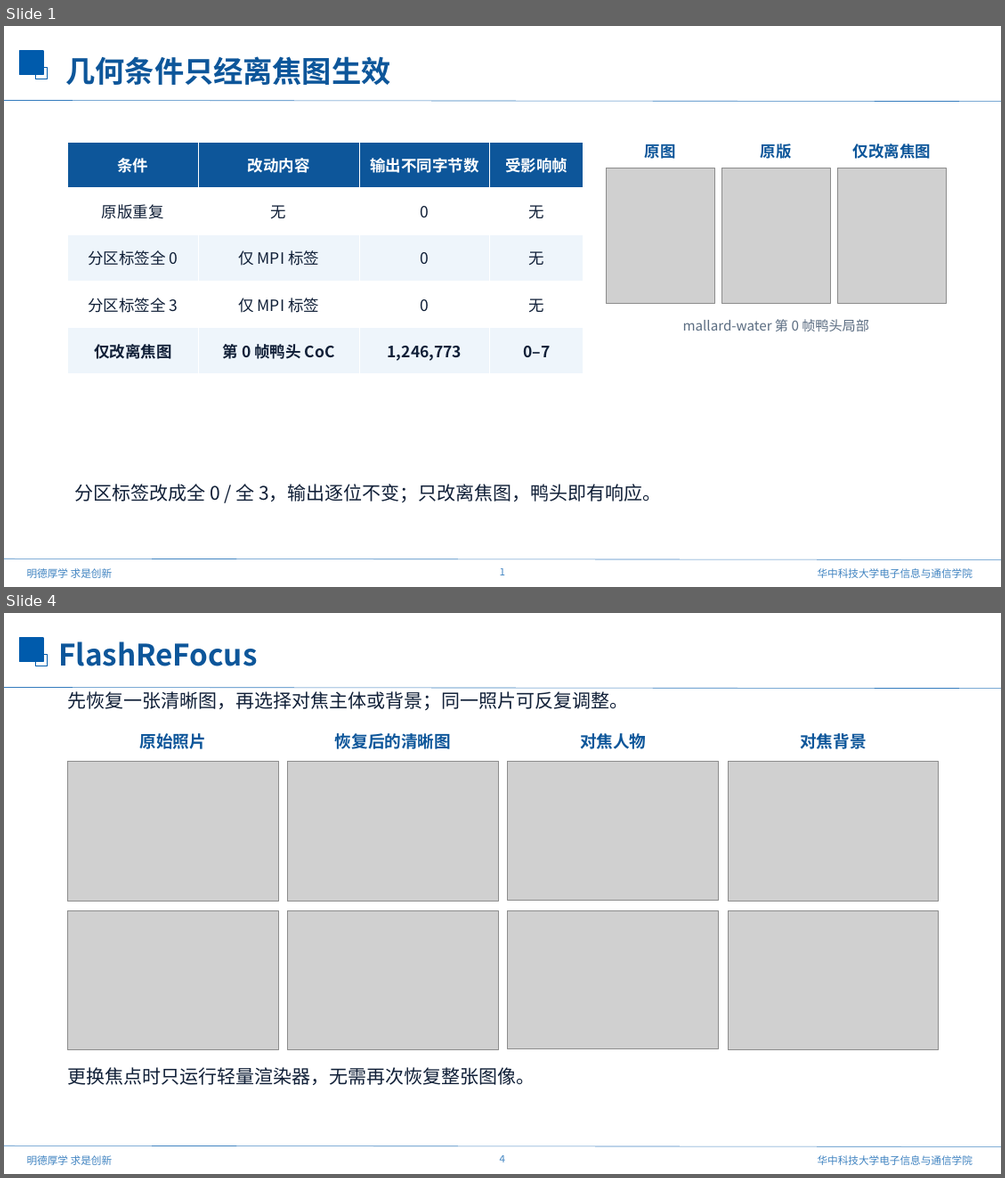
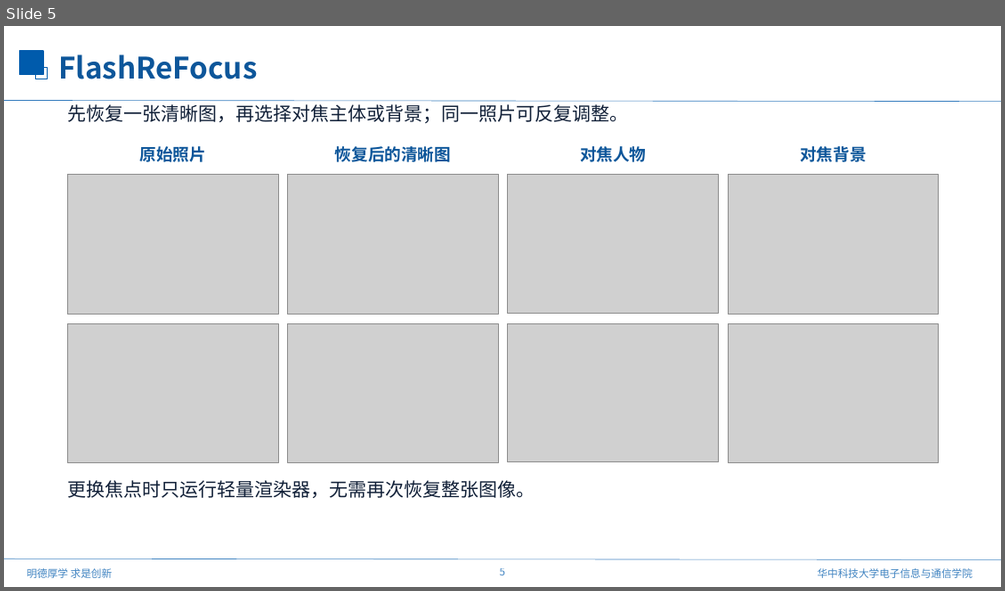
Before and after one commit to mengmcy1/OPPO-depth-guided-video-bokeh, a slide deck: 汇报/2026-10-23_ATB进展与FlashReFocus/FlashReFocus_论文介绍_1023.pptx. Shown one above the other, each under a label of ours: slides 1 and 4 before the commit, slide 5 after it; the slides between them are not shown. The pictures are 1005x1178 and 1005x591 pixels, drawn with LibreOffice and Linux fonts; fonts in the diff are those of the drawing; grey boxes stand for pictures; background and template pictures are left out. Boxes give left, top, right and bottom in pixels: in the first picture for what was removed or moved away, otherwise in the second. Text is boxed around its words. In the diff, an @@ line names an element or a change of style, - is before the commit and + after.

```diff
--- a/汇报/2026-10-23_ATB进展与FlashReFocus/FlashReFocus_论文介绍_1023.pptx
+++ b/汇报/2026-10-23_ATB进展与FlashReFocus/FlashReFocus_论文介绍_1023.pptx
@@ slide 1 removed at [4,26,1001,587], background #FFFFFF; not listed: 7 template elements that a slide beside it also shows @@
@@ text removed at [66,56,391,85] @@
-几何条件只经离焦图生效
@@ table removed at [67,142,583,374], 5 rows, 4 columns @@
-条件 | 改动内容 | 输出不同字节数 | 受影响帧
-原版重复 | 无 | 0 | 无
-分区标签全 0 | 仅 MPI 标签 | 0 | 无
-分区标签全 3 | 仅 MPI 标签 | 0 | 无
-仅改离焦图 | 第 0 帧鸭头 CoC | 1,246,773 | 0–7
@@ text removed at [645,141,676,161] @@
-原图
@@ text removed at [760,143,792,159] @@
-原版
@@ text removed at [853,143,930,159] @@
-仅改离焦图
@@ picture removed at [606,168,714,304] @@
@@ picture removed at [722,168,830,304] @@
@@ picture removed at [838,168,947,304] @@
@@ text removed at [683,319,869,331] @@
-mallard-water 第 0 帧鸭头局部
@@ text removed at [75,483,662,502] @@
-分区标签改成全 0 / 全 3，输出逐位不变；只改离焦图，鸭头即有响应。
@@ what was slide 4 is now slide 5 @@
@@ page number at [500,568,505,575]: text changed @@
-4
+5
```
Also in this commit, not shown: 4 slides added, 2 other slides removed, 2 other files.
